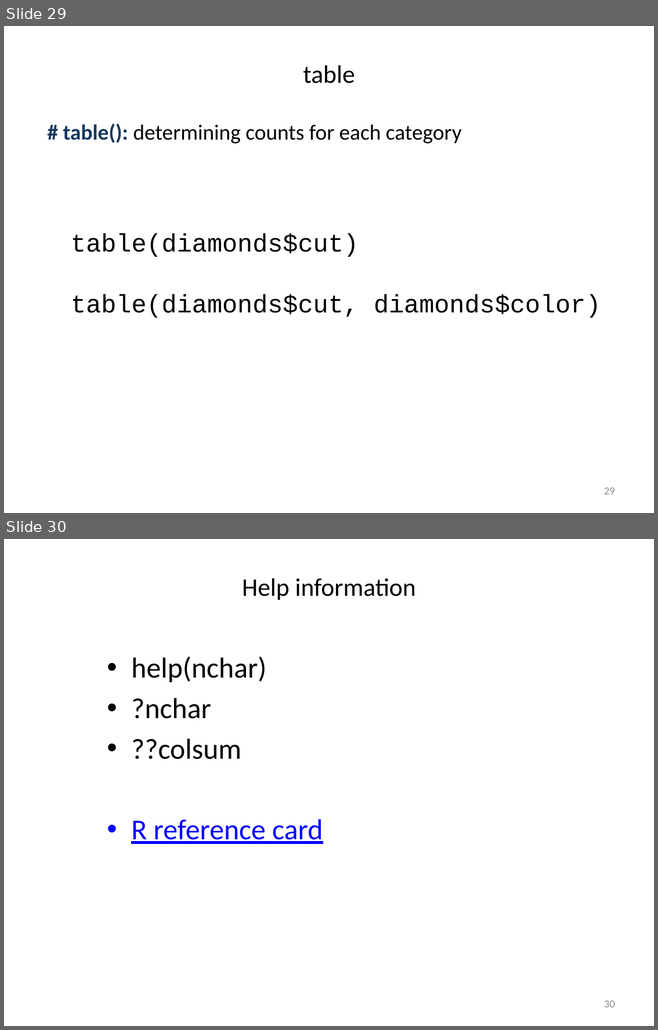
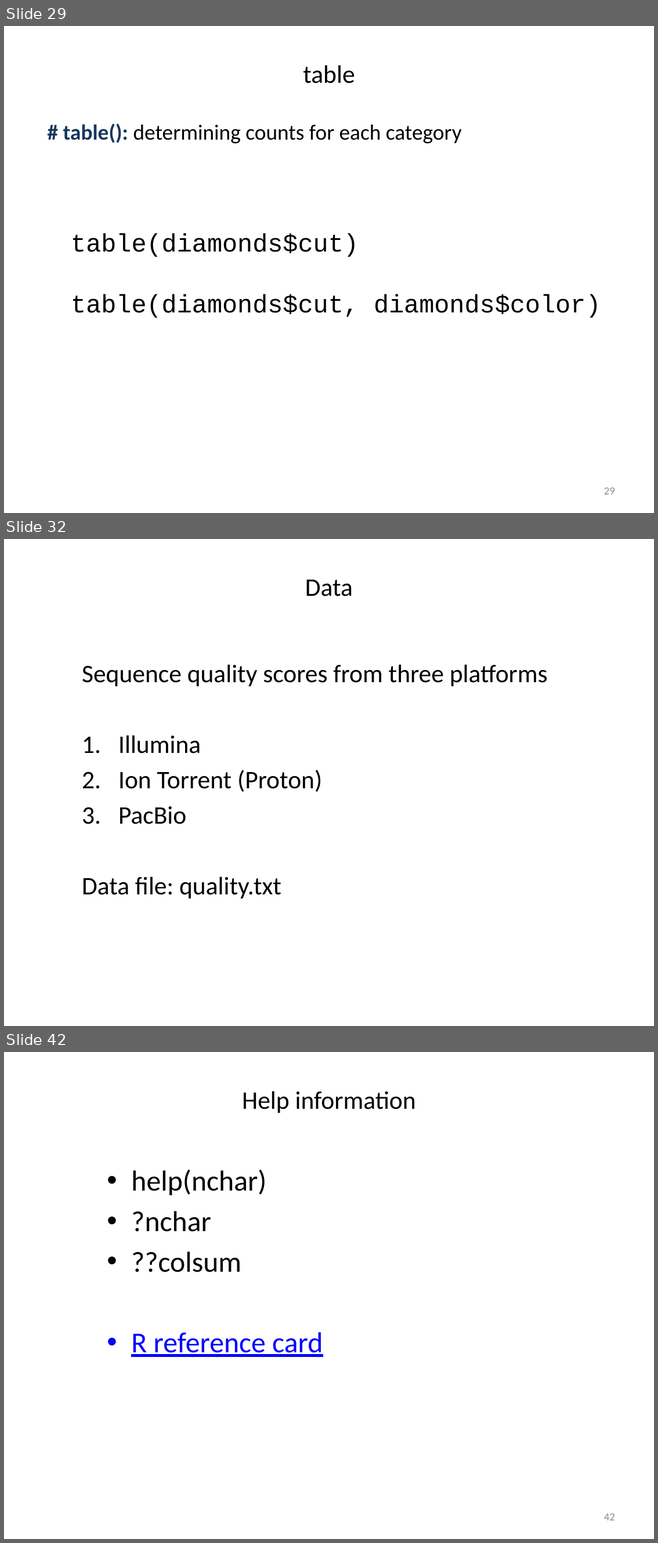
Before and after one commit to liu3zhenlab/teaching, a slide deck: PLPTH813Bioinformatis/2021/labs/lab03_R.pptx. Shown one above the other, each under a label of ours: slides 29 and 30 before the commit, slides 29, 32 and 42 after it; the slides between them are not shown. The pictures are 658x1030 and 658x1543 pixels, drawn with LibreOffice and Linux fonts; fonts in the diff are those of the drawing. Boxes give left, top, right and bottom in pixels: in the first picture for what was removed or moved away, otherwise in the second. Text is boxed around its words. In the diff, an @@ line names an element or a change of style, - is before the commit and + after.

```diff
--- a/PLPTH813Bioinformatis/2021/labs/lab03_R.pptx
+++ b/PLPTH813Bioinformatis/2021/labs/lab03_R.pptx
@@ slide 32 added at (4,539,654,1026), background #FFFFFF @@
@@ title added at (305,580,353,596), 28 pt, text #000000 @@
+Data
@@ text added at (82,664,547,899), 28 pt, text #000000 @@
+Sequence quality scores from three platforms
+1. Illumina
+2. Ion Torrent (Proton)
+3. PacBio
+Data file: quality.txt
@@ what was slide 30 is now slide 42 @@
@@ page number at (604,1514,615,1521): text changed @@
-30
+42
```
Also in this commit, not shown: 11 other slides added, 14 other files.
